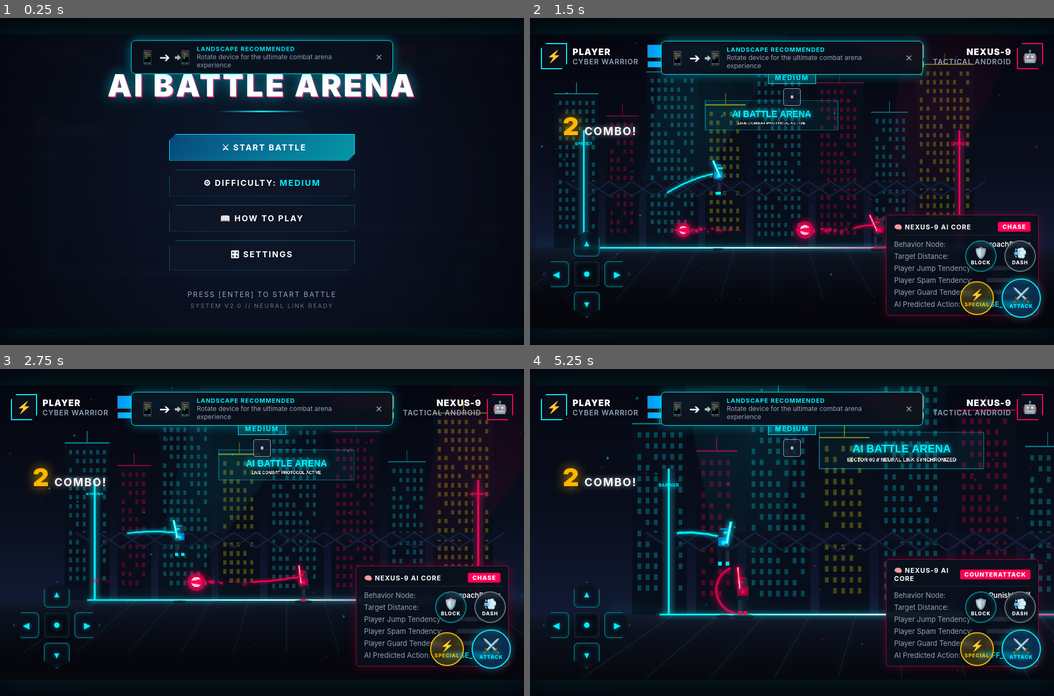
Above: before the commit, frames 1-4 (two rows, left to right).
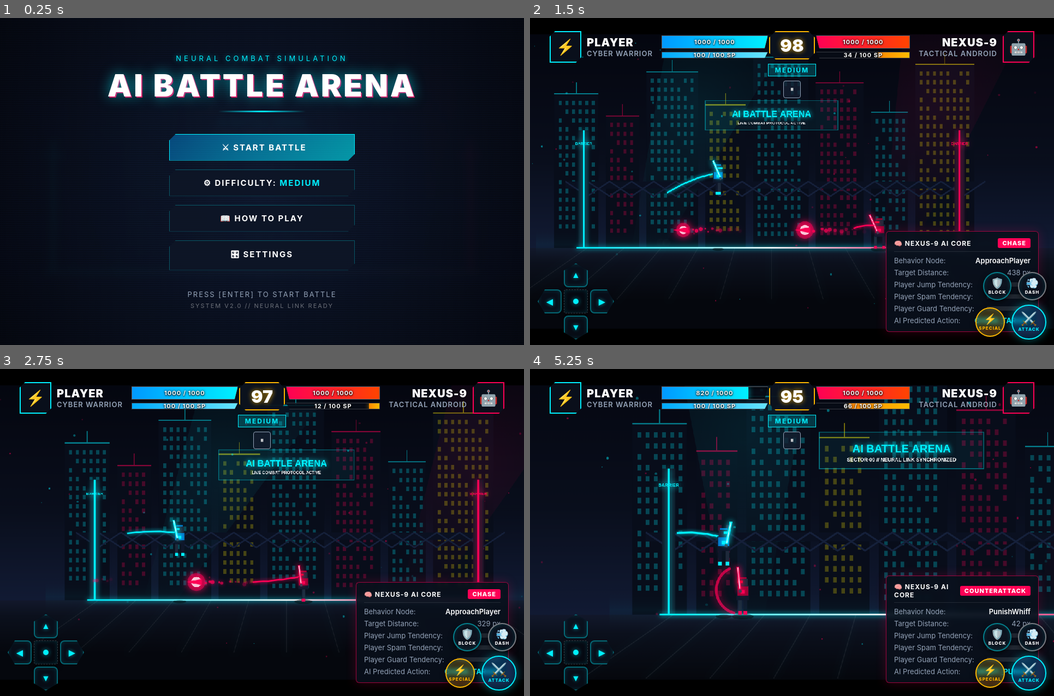
Above: after the commit, the same moments.

Repository: indro75/cse_4112_BattleArena
Game: browser game, page index.html
Same seed, same stepped clock (60 frames per second), same inputs: the game is played once before the commit and once after it.
Inputs (mouse positions are in pixels of both pictures, inside the frame that each line leads up to; where the layout moved, square brackets give the same spot in the first picture):
- Up to frame 1 (0.25 s): no input
- Up to frame 2 (1.5 s): click "⚔ START BATTLE" at 0.27 s; click "AI BATTLE ARENA" at 0.52 s; hold Right from 1.03 s (still down); click (792, 214) [792, 210] at 1.07 s; tap Space at 1.1 s
- Up to frame 3 (2.75 s): release Right at 1.53 s; hold Down 1.58-1.85 s; tap Space at 1.6, 2.1, 2.6 s; click (157, 499) [157, 503] at 1.67 s; hold Left 1.9-2.47 s; click (366, 483) [366, 486] at 2.27 s; hold Up from 2.52 s (still down)
- Up to frame 4 (5.25 s): release Up at 2.82 s; click (870, 597) [870, 591] at 2.87 s; hold Right 2.87-3.53 s; tap Space every 0.5 s from 3.1 to 5.1 s; click (661, 614) [661, 604] at 3.47 s; hold Up 3.58-3.82 s; hold Left 3.87-4.3 s; click (792, 467) [792, 473] at 4.07 s; hold Down 4.35-4.68 s; click (949, 548) [949, 545] at 4.67 s; hold Right 4.73-5.23 s

The runs differ from the first frame. In frame 1, 2.3% of the frame differs, in the area x 24-76%, y 5-19%; in frame 2, 13%; in frame 3, 13%; in frame 4, 13%, in the area x 1-99%, y 3-99%.

Commit message:
Fix mobile landscape button clipping and persistent orientation banner

Diff:
--- a/css/style.css
+++ b/css/style.css
@@ -26,6 +26,12 @@
   -webkit-user-select: none;
 }
 
+/* Global Utility */
+.hidden,
+[hidden] {
+  display: none !important;
+}
+
 body {
   background-color: var(--bg-dark);
   color: var(--text-white);
@@ -34,28 +40,34 @@
   overflow: hidden;
   width: 100vw;
   height: 100vh;
+  height: 100dvh;
   display: flex;
   align-items: center;
   justify-content: center;
+  margin: 0;
+  padding: 0;
 }
 
 /* Container for Canvas & UI */
 #game-container {
   position: relative;
-  width: 1280px;
-  height: 720px;
-  max-width: 100vw;
-  max-height: 100vh;
+  width: 100vw;
+  height: 100vh;
+  height: 100dvh;
+  max-width: 1280px;
+  max-height: 720px;
   aspect-ratio: 16 / 9;
   background-color: #000;
   box-shadow: 0 0 50px rgba(0, 240, 255, 0.15), 0 0 100px rgba(0, 0, 0, 0.9);
   overflow: hidden;
+  touch-action: none;
 }
 
 #gameCanvas {
   width: 100%;
   height: 100%;
   display: block;
+  object-fit: contain;
   image-rendering: pixelated;
   image-rendering: crisp-edges;
 }
@@ -1024,7 +1036,8 @@
   display: flex;
   justify-content: space-between;
   align-items: flex-end;
-  padding: 20px 24px;
+  padding: 8px max(16px, env(safe-area-inset-right)) max(10px, env(safe-area-inset-bottom)) max(16px, env(safe-area-inset-left));
+  box-sizing: border-box;
   touch-action: none;
   -webkit-touch-callout: none;
 }
@@ -1039,12 +1052,13 @@
   flex-direction: column;
   align-items: center;
   justify-content: center;
+  margin-bottom: 2px;
 }
 
 /* Base Virtual Button */
 .touch-btn {
-  background: rgba(10, 16, 28, 0.72);
-  border: 2px solid rgba(0, 240, 255, 0.35);
+  background: rgba(10, 16, 28, 0.76);
+  border: 2px solid rgba(0, 240, 255, 0.4);
   color: #fff;
   border-radius: 50%;
   display: flex;
@@ -1057,34 +1071,34 @@
   user-select: none;
   -webkit-user-select: none;
   backdrop-filter: blur(4px);
-  transition: transform 0.08s ease, background 0.08s ease, border-color 0.08s ease;
-  box-shadow: 0 4px 12px rgba(0, 0, 0, 0.5), inset 0 0 8px rgba(0, 240, 255, 0.15);
+  transition: transform 0.06s ease, background 0.06s ease, border-color 0.06s ease;
+  box-shadow: 0 4px 10px rgba(0, 0, 0, 0.6), inset 0 0 8px rgba(0, 240, 255, 0.15);
 }
 
 .touch-btn.touch-active {
   transform: scale(0.9);
-  background: rgba(0, 240, 255, 0.35);
-  border-color: #fff;
+  background: rgba(0, 240, 255, 0.38);
+  border-color: #ffffff;
   box-shadow: 0 0 20px var(--cyan-glow), inset 0 0 12px var(--cyan-primary);
 }
 
 /* D-Pad Layout */
 .touch-dpad {
-  width: 160px;
-  height: 160px;
+  width: 140px;
+  height: 140px;
   position: relative;
 }
 
 .dpad-btn {
-  width: 48px;
-  height: 48px;
+  width: 44px;
+  height: 44px;
   border-radius: 8px;
   position: absolute;
 }
 
 .dpad-up {
   top: 0;
-  left: 56px;
+  left: 48px;
   clip-path: polygon(50% 0%, 100% 30%, 100% 100%, 0% 100%, 0% 30%);
 }
 
@@ -1092,9 +1106,9 @@
   display: flex;
   align-items: center;
   justify-content: space-between;
-  width: 100%;
+  width: 140px;
   position: absolute;
-  top: 56px;
+  top: 48px;
   left: 0;
 }
 
@@ -1105,8 +1119,8 @@
 
 .dpad-center {
   position: relative;
-  width: 46px;
-  height: 46px;
+  width: 44px;
+  height: 44px;
   background: rgba(6, 10, 18, 0.85);
   border: 1px dashed rgba(255, 255, 255, 0.2);
   border-radius: 4px;
@@ -1127,7 +1141,7 @@
 
 .dpad-down {
   bottom: 0;
-  left: 56px;
+  left: 48px;
   clip-path: polygon(0% 0%, 100% 0%, 100% 70%, 50% 100%, 0% 70%);
 }
 
@@ -1141,52 +1155,46 @@
 .touch-actions {
   display: flex;
   flex-direction: column;
+  gap: 8px;
+  align-items: flex-end;
+}
+
+.action-row {
+  display: flex;
   gap: 12px;
-}
-
-.action-row {
-  display: flex;
-  gap: 14px;
-  align-items: center;
-}
-
-.top-action-row {
+  align-items: center;
   justify-content: flex-end;
 }
 
-.bottom-action-row {
-  justify-content: flex-end;
-}
-
 .action-btn {
-  width: 58px;
-  height: 58px;
+  width: 52px;
+  height: 52px;
   font-family: var(--font-display);
 }
 
 .action-icon {
-  font-size: 20px;
+  font-size: 19px;
   line-height: 1;
 }
 
 .action-sub {
-  font-size: 9px;
+  font-size: 8px;
   font-weight: 800;
   letter-spacing: 1px;
   margin-top: 2px;
 }
 
-/* Primary Attack Button (Large) */
+/* Primary Attack Button (Prominent) */
 .btn-attack {
-  width: 72px;
-  height: 72px;
-  background: rgba(0, 150, 255, 0.22);
+  width: 64px;
+  height: 64px;
+  background: rgba(0, 150, 255, 0.25);
   border-color: var(--cyan-primary);
-  box-shadow: 0 0 16px rgba(0, 240, 255, 0.35);
+  box-shadow: 0 0 16px rgba(0, 240, 255, 0.4);
 }
 
 .btn-attack .action-icon {
-  font-size: 26px;
+  font-size: 24px;
 }
 
 .btn-attack .action-sub {
@@ -1195,9 +1203,9 @@
 
 /* Special Attack Button */
 .btn-special {
-  width: 62px;
-  height: 62px;
-  background: rgba(255, 183, 0, 0.18);
+  width: 54px;
+  height: 54px;
+  background: rgba(255, 183, 0, 0.2);
   border-color: var(--gold-primary);
 }
 
@@ -1215,27 +1223,43 @@
 }
 
 .btn-dodge {
-  border-color: rgba(255, 255, 255, 0.4);
+  border-color: rgba(255, 255, 255, 0.45);
 }
 
 /* ==========================================================
    ORIENTATION HINT BANNER
    ========================================================== */
 .orientation-banner {
+  display: none !important;
   position: absolute;
-  top: 12px;
+  top: 10px;
   left: 50%;
   transform: translateX(-50%);
   width: 90%;
-  max-width: 480px;
-  background: rgba(10, 16, 28, 0.95);
+  max-width: 440px;
+  background: rgba(8, 14, 26, 0.96);
   border: 1px solid var(--cyan-primary);
   box-shadow: 0 0 20px rgba(0, 240, 255, 0.4);
   border-radius: 8px;
   padding: 8px 14px;
-  z-index: 50;
+  z-index: 999;
   backdrop-filter: blur(8px);
   animation: slide-down 0.3s ease-out;
+}
+
+/* Show ONLY in portrait mode on narrow screens, and ONLY when not dismissed */
+@media (orientation: portrait) and (max-width: 820px) {
+  .orientation-banner:not(.hidden):not(.dismissed) {
+    display: flex !important;
+  }
+}
+
+/* In Landscape mode, NEVER show the orientation banner */
+@media (orientation: landscape) {
+  .orientation-banner,
+  #orientation-prompt {
+    display: none !important;
+  }
 }
 
 @keyframes slide-down {
@@ -1247,10 +1271,11 @@
   display: flex;
   align-items: center;
   gap: 12px;
+  width: 100%;
 }
 
 .rotate-icon {
-  font-size: 24px;
+  font-size: 22px;
 }
 
 .orientation-text {
@@ -1268,21 +1293,24 @@
 }
 
 .orientation-text span {
-  font-size: 12px;
+  font-size: 11px;
   color: var(--text-dim);
 }
 
 .dismiss-btn {
-  background: transparent;
-  border: none;
-  color: var(--text-dim);
-  font-size: 16px;
+  background: rgba(255, 255, 255, 0.1);
+  border: 1px solid rgba(255, 255, 255, 0.2);
+  border-radius: 4px;
+  color: #fff;
+  font-size: 14px;
   cursor: pointer;
-  padding: 4px;
+  padding: 4px 8px;
+  line-height: 1;
 }
 
 .dismiss-btn:hover {
-  color: #fff;
+  background: rgba(255, 0, 85, 0.4);
+  border-color: var(--crimson-primary);
 }
 
 /* ==========================================================
@@ -1310,256 +1338,374 @@
    RESPONSIVE DESIGN & MOBILE OPTIMIZATIONS
    ========================================================== */
 
-/* 1. Medium Tablets & Small Desktops (<= 1024px) */
-@media (max-width: 1024px) {
+/* Mobile / Small Screen Universal Fit (width <= 1024px or height <= 600px) */
+@media (max-width: 1024px), (max-height: 600px) {
   #game-container {
-    width: 100vw;
-    height: 56.25vw; /* 16:9 ratio */
-  }
-
+    width: 100vw !important;
+    height: 100vh !important;
+    height: 100dvh !important;
+    max-width: 100vw !important;
+    max-height: 100vh !important;
+    max-height: 100dvh !important;
+    aspect-ratio: unset !important;
+    border-radius: 0 !important;
+    box-shadow: none !important;
+  }
+
+  #gameCanvas {
+    width: 100% !important;
+    height: 100% !important;
+    object-fit: contain !important;
+    position: absolute;
+    top: 0;
+    left: 0;
+  }
+
+  .virtual-controls-layer {
+    position: absolute;
+    top: 0;
+    left: 0;
+    width: 100%;
+    height: 100%;
+    pointer-events: none;
+    z-index: 28;
+    display: flex;
+    justify-content: space-between;
+    align-items: flex-end;
+    box-sizing: border-box;
+    padding: 8px max(14px, env(safe-area-inset-right)) max(8px, env(safe-area-inset-bottom)) max(14px, env(safe-area-inset-left));
+  }
+}
+
+/* Mobile Landscape & Short Viewports (height <= 520px) */
+@media (max-height: 520px) {
   .hud-overlay {
-    padding: 16px 20px;
+    padding: 4px max(14px, env(safe-area-inset-right)) 0 max(14px, env(safe-area-inset-left));
   }
 
   .fighter-hud {
-    width: 340px;
+    width: 220px;
+    gap: 6px;
   }
 
   .portrait-box {
+    width: 32px;
+    height: 32px;
+    font-size: 16px;
+  }
+
+  .fighter-name {
+    font-size: 12px;
+  }
+
+  .fighter-title {
+    display: none;
+  }
+
+  .health-frame {
+    height: 14px;
+  }
+
+  .energy-frame {
+    height: 6px;
+  }
+
+  .bar-text {
+    font-size: 8px;
+  }
+
+  .timer-box {
     width: 48px;
-    height: 48px;
-    font-size: 22px;
-  }
-
-  .fighter-name {
-    font-size: 16px;
-  }
-
-  .timer-box {
-    width: 70px;
-    height: 44px;
+    height: 30px;
   }
 
   #round-timer {
-    font-size: 26px;
-  }
-}
-
-/* 2. Mobile Landscape & Compact Screens (<= 900px or height <= 520px) */
-@media (max-width: 900px), (max-height: 520px) {
-  #game-container {
-    width: 100vw;
-    height: 100vh;
-    border-radius: 0;
-    box-shadow: none;
-  }
-
-  .hud-overlay {
+    font-size: 18px;
+  }
+
+  .badge-easy, .badge-medium, .badge-hard {
+    font-size: 8px;
+    padding: 1px 6px;
+  }
+
+  .hud-btn {
+    width: 24px;
+    height: 24px;
+    font-size: 11px;
+  }
+
+  /* Modals Compact Layout */
+  .modal-box {
+    padding: 14px 18px;
+    max-height: 94vh;
+    max-height: 94dvh;
+  }
+
+  .modal-title {
+    font-size: 18px;
+    letter-spacing: 2px;
+    margin-bottom: 4px;
+  }
+
+  .modal-subtitle {
+    font-size: 11px;
+    margin-bottom: 10px;
+  }
+
+  .glitch-title {
+    font-size: 30px;
+    letter-spacing: 2px;
+  }
+
+  .cyber-subtitle {
+    font-size: 9px;
+    letter-spacing: 2px;
+  }
+
+  .cyber-title-group {
+    margin-bottom: 16px;
+  }
+
+  .menu-buttons {
+    width: 240px;
+    gap: 8px;
+    margin-bottom: 14px;
+  }
+
+  .cyber-btn {
+    font-size: 12px;
+    padding: 8px 14px;
+  }
+
+  .difficulty-cards {
+    grid-template-columns: repeat(3, 1fr);
+    gap: 10px;
+    margin-bottom: 14px;
+  }
+
+  .diff-card {
+    padding: 10px 10px;
+  }
+
+  .diff-desc {
+    min-height: auto;
+    font-size: 11px;
+    margin-bottom: 6px;
+  }
+
+  .diff-specs {
+    margin-bottom: 8px;
+    font-size: 10px;
+    gap: 4px;
+  }
+
+  .how-to-columns {
+    grid-template-columns: 1fr 1fr;
+    gap: 14px;
+    margin-bottom: 14px;
+  }
+
+  .section-title {
+    font-size: 14px;
+    margin-bottom: 10px;
+  }
+
+  .control-row {
+    padding: 4px 0;
+    font-size: 12px;
+  }
+
+  .tip-card {
+    padding: 6px 10px;
+  }
+
+  .settings-list {
+    gap: 10px;
+    margin-bottom: 16px;
+  }
+
+  .setting-item {
     padding: 8px 12px;
   }
 
-  .fighter-hud {
-    width: 250px;
+  /* AI Debug Inspector in Mobile Landscape */
+  .ai-inspector {
+    width: 190px;
+    padding: 6px 8px;
+    font-size: 10px;
+    bottom: auto;
+    top: 52px;
+    right: max(10px, env(safe-area-inset-right));
+    opacity: 0.85;
+  }
+
+  .mini-bar-wrap {
+    width: 44px;
+    height: 6px;
+  }
+
+  /* Compact Virtual Gamepad in Landscape */
+  .touch-dpad {
+    width: 126px;
+    height: 126px;
+  }
+
+  .dpad-btn {
+    width: 38px;
+    height: 38px;
+  }
+
+  .dpad-up { left: 44px; }
+  .dpad-horizontal { top: 44px; width: 126px; }
+  .dpad-center { width: 38px; height: 38px; }
+  .dpad-down { left: 44px; }
+
+  .action-row {
     gap: 8px;
   }
 
-  .portrait-box {
+  .btn-shield, .btn-dodge {
+    width: 42px;
+    height: 42px;
+  }
+
+  .btn-special {
+    width: 46px;
+    height: 46px;
+  }
+
+  .btn-attack {
+    width: 58px;
+    height: 58px;
+  }
+
+  .action-icon {
+    font-size: 17px;
+  }
+
+  .btn-attack .action-icon {
+    font-size: 21px;
+  }
+
+  .stats-grid {
+    grid-template-columns: repeat(3, 1fr);
+    gap: 6px;
+    margin-bottom: 14px;
+  }
+
+  .stat-card {
+    padding: 6px 8px;
+  }
+
+  .stat-value {
+    font-size: 14px;
+  }
+
+  .results-banner {
+    font-size: 32px;
+    margin-bottom: 2px;
+  }
+
+  .results-subtitle {
+    font-size: 12px;
+    margin-bottom: 14px;
+  }
+}
+
+/* Ultra-Short Viewports (e.g. height <= 380px or mobile browser with toolbars) */
+@media (max-height: 380px) {
+  .touch-dpad {
+    width: 110px;
+    height: 110px;
+  }
+
+  .dpad-btn {
+    width: 34px;
+    height: 34px;
+  }
+
+  .dpad-up { left: 38px; }
+  .dpad-horizontal { top: 38px; width: 110px; }
+  .dpad-center { width: 34px; height: 34px; }
+  .dpad-down { left: 38px; }
+
+  .touch-actions {
+    gap: 6px;
+  }
+
+  .action-row {
+    gap: 6px;
+  }
+
+  .btn-shield, .btn-dodge {
     width: 36px;
     height: 36px;
-    font-size: 18px;
-  }
-
-  .fighter-name {
-    font-size: 13px;
-  }
-
-  .fighter-title {
-    display: none; /* Hide subtitle for compact mobile HUD */
-  }
-
-  .health-frame {
-    height: 16px;
-  }
-
-  .energy-frame {
-    height: 8px;
-  }
-
-  .bar-text {
-    font-size: 9px;
-  }
-
-  .timer-box {
-    width: 54px;
-    height: 36px;
-  }
-
-  #round-timer {
-    font-size: 20px;
-  }
-
-  .badge-easy, .badge-medium, .badge-hard {
-    font-size: 9px;
-    padding: 1px 8px;
-  }
-
-  .hud-btn {
-    width: 28px;
-    height: 28px;
-    font-size: 12px;
-  }
-
-  /* Modals Compact Layout */
-  .modal-box {
-    padding: 18px 20px;
-    max-height: 94vh;
-  }
-
-  .modal-title {
-    font-size: 20px;
-    letter-spacing: 2px;
-  }
-
-  .modal-subtitle {
-    font-size: 12px;
-    margin-bottom: 14px;
-  }
-
-  .glitch-title {
-    font-size: 34px;
-    letter-spacing: 2px;
-  }
-
-  .cyber-subtitle {
-    font-size: 10px;
-    letter-spacing: 3px;
-  }
-
-  .menu-buttons {
-    width: 260px;
-    gap: 10px;
-    margin-bottom: 20px;
-  }
-
-  .cyber-btn {
-    font-size: 13px;
-    padding: 10px 16px;
-  }
-
-  .difficulty-cards {
-    grid-template-columns: 1fr;
-    gap: 12px;
-  }
-
-  .diff-card {
-    padding: 12px 14px;
-  }
-
-  .diff-desc {
-    min-height: auto;
-    margin-bottom: 8px;
-  }
-
-  .diff-specs {
-    margin-bottom: 12px;
-    font-size: 11px;
-  }
-
-  .how-to-columns {
-    grid-template-columns: 1fr;
-    gap: 18px;
-  }
-
-  /* AI Debug Inspector on Mobile */
-  .ai-inspector {
-    width: 220px;
-    padding: 8px 10px;
-    font-size: 11px;
-    bottom: auto;
-    top: 76px;
-    right: 12px;
-    opacity: 0.88;
-  }
-
-  .mini-bar-wrap {
-    width: 50px;
-  }
-
-  /* Virtual Gamepad Sizing on Small Screens */
-  .virtual-controls-layer {
-    padding: 12px 16px;
-  }
-
-  .touch-dpad {
-    width: 140px;
-    height: 140px;
-  }
-
-  .dpad-btn {
-    width: 42px;
-    height: 42px;
-  }
-
-  .dpad-up { left: 49px; }
-  .dpad-horizontal { top: 49px; }
-  .dpad-center { width: 42px; height: 42px; }
-  .dpad-down { left: 49px; }
-
-  .action-btn {
+  }
+
+  .btn-special {
+    width: 40px;
+    height: 40px;
+  }
+
+  .btn-attack {
     width: 50px;
     height: 50px;
   }
 
-  .btn-attack {
-    width: 64px;
-    height: 64px;
-  }
-
   .action-icon {
+    font-size: 15px;
+  }
+
+  .btn-attack .action-icon {
     font-size: 18px;
   }
 
-  .btn-attack .action-icon {
-    font-size: 22px;
-  }
-
-  .stats-grid {
-    grid-template-columns: 1fr 1fr;
-    gap: 8px;
-  }
-
-  .results-banner {
-    font-size: 38px;
-  }
-}
-
-/* 3. Mobile Portrait (Smartphones <= 600px width) */
+  .action-sub {
+    font-size: 7px;
+  }
+
+  .hud-overlay {
+    padding: 2px max(10px, env(safe-area-inset-right)) 0 max(10px, env(safe-area-inset-left));
+  }
+}
+
+/* Mobile Portrait Mode (width <= 600px and portrait) */
 @media (max-width: 600px) and (orientation: portrait) {
   #game-container {
-    width: 100vw;
-    height: 100vh;
+    width: 100vw !important;
+    height: 100vh !important;
+    height: 100dvh !important;
     display: flex;
     flex-direction: column;
     justify-content: flex-start;
   }
 
   #gameCanvas {
-    width: 100%;
-    height: 56.25vw; /* Maintain 16:9 battle field view */
-    max-height: 50vh;
+    width: 100% !important;
+    height: 56.25vw !important;
+    max-height: 46vh !important;
+    position: relative !important;
   }
 
   .virtual-controls-layer {
-    position: relative;
-    height: auto;
-    flex: 1;
-    align-items: center;
+    position: relative !important;
+    height: auto !important;
+    flex: 1 !important;
+    align-items: center !important;
     background: rgba(5, 8, 17, 0.95);
     border-top: 1px solid rgba(0, 240, 255, 0.2);
-    padding: 10px 14px;
+    padding: 10px 14px max(14px, env(safe-area-inset-bottom)) 14px;
   }
 
   .ai-inspector {
-    display: none !important; /* Hide inspector in narrow portrait to avoid clutter */
-  }
-}
+    display: none !important;
+  }
+
+  .difficulty-cards {
+    grid-template-columns: 1fr;
+  }
+
+  .how-to-columns {
+    grid-template-columns: 1fr;
+  }
+}
--- a/js/engine/Input.js
+++ b/js/engine/Input.js
@@ -200,15 +200,18 @@
     } else if (this.touchMode === 'never') {
       shouldShow = false;
     } else {
-      // Auto: show if touch device or screen width <= 1024
+      // Auto: show if touch device or mobile/tablet screen dimensions
+      const isTouch = ('ontouchstart' in window) || (navigator.maxTouchPoints > 0) || this.isTouchDevice;
       const isMobileScreen = window.innerWidth <= 1024 || window.innerHeight <= 600;
-      shouldShow = isMatchActive && (this.isTouchDevice || isMobileScreen);
+      shouldShow = isMatchActive && (isTouch || isMobileScreen);
     }
 
     if (shouldShow) {
       el.classList.remove('hidden');
+      el.style.display = 'flex';
     } else {
       el.classList.add('hidden');
+      el.style.display = 'none';
     }
   }
 
--- a/js/ui/UIManager.js
+++ b/js/ui/UIManager.js
@@ -61,7 +61,7 @@
     this.aiDebugToggle = document.getElementById('toggle-ai-debug');
     this.touchControlsSelect = document.getElementById('select-touch-controls');
     this.orientationPrompt = document.getElementById('orientation-prompt');
-    this.orientationDismissed = false;
+    this.orientationDismissed = sessionStorage.getItem('orientation_dismissed') === 'true';
 
     // Combo banner timer
     this.comboTimer = null;
@@ -71,17 +71,37 @@
     this.checkOrientation();
     window.addEventListener('resize', () => this.checkOrientation());
     window.addEventListener('orientationchange', () => this.checkOrientation());
+    if (window.screen && window.screen.orientation) {
+      window.screen.orientation.addEventListener('change', () => this.checkOrientation());
+    }
   }
 
   checkOrientation() {
-    if (!this.orientationPrompt || this.orientationDismissed) return;
-    const isPortrait = window.innerHeight > window.innerWidth;
-    const isSmallDevice = window.innerWidth <= 820;
+    if (!this.orientationPrompt) return;
+    if (this.orientationDismissed) {
+      this.orientationPrompt.classList.add('hidden', 'dismissed');
+      this.orientationPrompt.style.display = 'none';
+      return;
+    }
+
+    // Determine orientation reliably
+    let isPortrait = false;
+    if (window.screen && window.screen.orientation && window.screen.orientation.type) {
+      isPortrait = window.screen.orientation.type.startsWith('portrait');
+    } else if (typeof window.orientation !== 'undefined') {
+      isPortrait = window.orientation === 0 || window.orientation === 180;
+    } else {
+      isPortrait = window.innerHeight > window.innerWidth;
+    }
+
+    const isSmallDevice = Math.min(window.innerWidth, window.innerHeight) <= 768;
 
     if (isPortrait && isSmallDevice) {
       this.orientationPrompt.classList.remove('hidden');
+      this.orientationPrompt.style.display = 'flex';
     } else {
       this.orientationPrompt.classList.add('hidden');
+      this.orientationPrompt.style.display = 'none';
     }
   }
 
@@ -188,9 +208,15 @@
 
     const btnDismissOrientation = document.getElementById('btn-dismiss-orientation');
     if (btnDismissOrientation) {
-      btnDismissOrientation.addEventListener('click', () => {
+      btnDismissOrientation.addEventListener('click', (e) => {
+        e.preventDefault();
+        e.stopPropagation();
         this.orientationDismissed = true;
-        if (this.orientationPrompt) this.orientationPrompt.classList.add('hidden');
+        try { sessionStorage.setItem('orientation_dismissed', 'true'); } catch (err) {}
+        if (this.orientationPrompt) {
+          this.orientationPrompt.classList.add('dismissed', 'hidden');
+          this.orientationPrompt.style.display = 'none';
+        }
       });
     }
 
